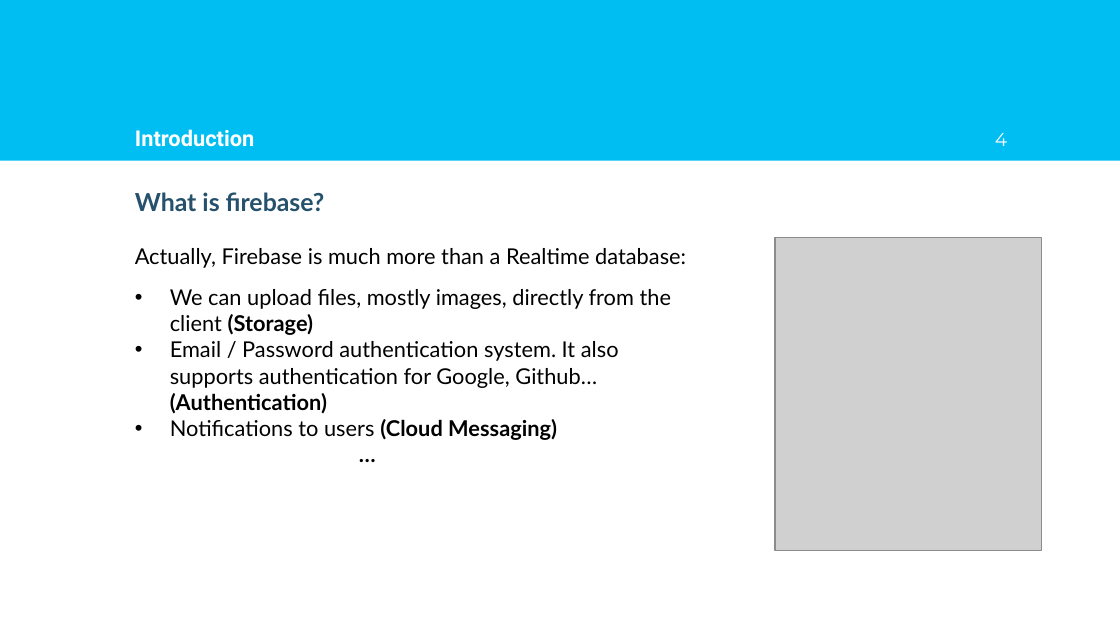
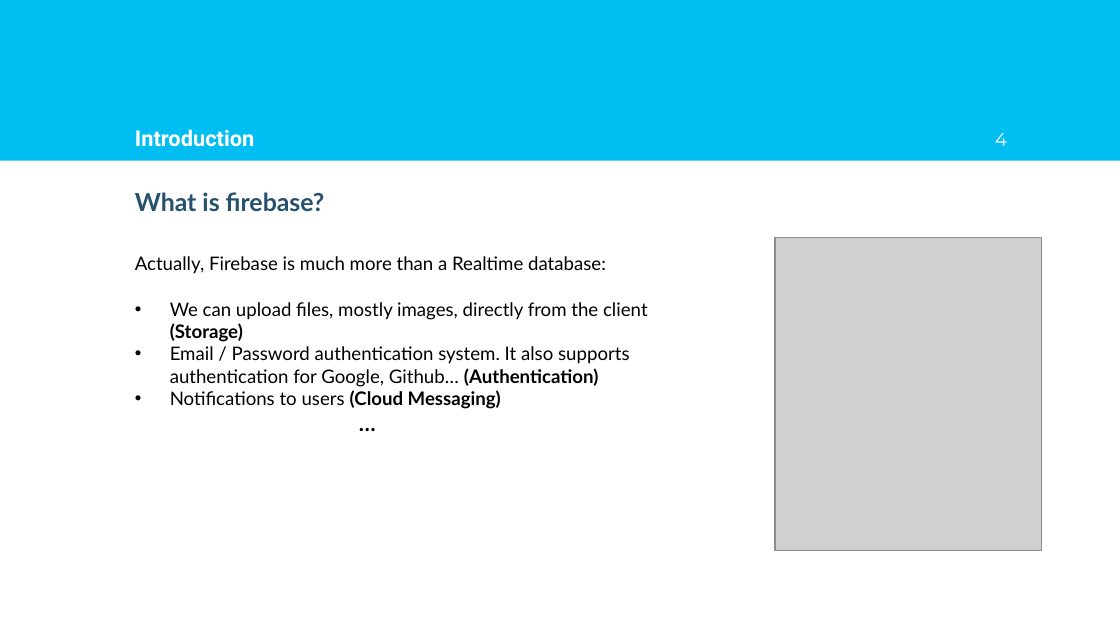
Before and after one commit to AlfonsoLRz/Firebase-Tutorial, a slide deck: slide 4 of doc/Tutorial.pptx. Drawn at 1120x630 pixels with LibreOffice and Linux fonts; fonts in the diff are those of the drawing; grey boxes stand for pictures; background and template pictures are left out. Boxes give left, top, right and bottom in pixels: in the first picture for what was removed or moved away, otherwise in the second. Text is boxed around its words. In the diff, an @@ line names an element or a change of style, - is before the commit and + after.

```diff
--- a/doc/Tutorial.pptx
+++ b/doc/Tutorial.pptx
@@ text "Actually, Firebase is much more ...": place and size @@
-text "Actually, Firebase is much more ..." at [135,248,686,268]
+text "Actually, Firebase is much more ..." at [135,256,606,274]
@@ text "Actually, Firebase is much more ..." at [135,256,606,274]: size 14 to 12 pt @@
@@ text "We can upload files, mostly ...": place and size @@
-text "We can upload files, mostly ..." at [170,289,671,440]
+text "We can upload files, mostly ..." at [170,302,648,409]
@@ text at [170,302,648,409]: size 14 to 12 pt @@
```
Also in this commit, not shown: 5 other slides changed, 2 slides added, 1 slide removed.
